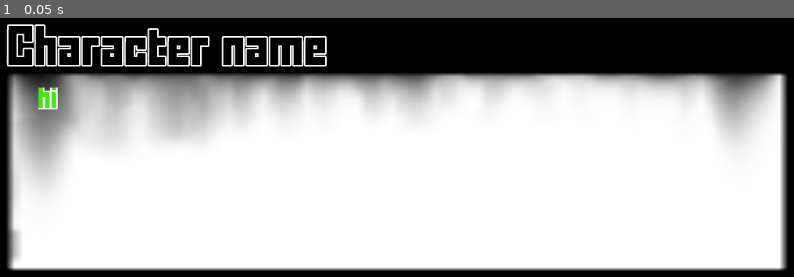
Above: before the commit, frame 1.
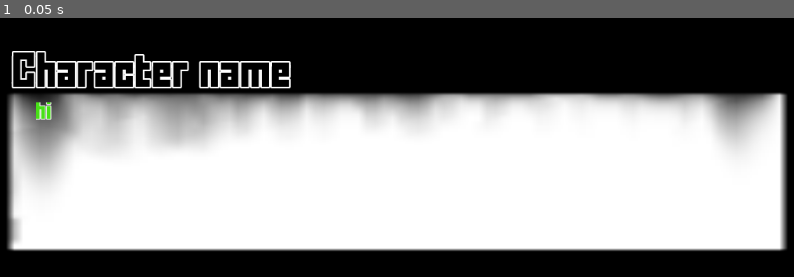
Above: after the commit, the same moment.

Repository: harshetmaruff/Avoid-It-Destroy
Game: Godot game, scene res://Scenes/Scene2.tscn
The game is run twice, just before and just after one commit, with the same random seed, the same clock (stepped at 60 frames per second) and the same inputs. This scene is started directly instead of the project's main scene.
Inputs:
- Up to frame 1 (0.05 s): no input

The runs differ from the first frame. In frame 1, 25% of the frame differs, in the area x 0-100%, y 2-98%.

Commit message:
Edit Dialogbar

Diff:
--- a/Dialog_Bar.tscn
+++ b/Dialog_Bar.tscn
@@ -4,26 +4,26 @@
 [ext_resource path="res://Fonts/fff-forward/FFFFORWA.TTF" type="DynamicFontData" id=2]
 
 [sub_resource type="DynamicFont" id=1]
-size = 23
-outline_size = 2
+size = 18
+outline_size = 1
 font_data = ExtResource( 2 )
 
 [sub_resource type="DynamicFont" id=2]
-size = 40
+size = 35
 outline_size = 2
 font_data = ExtResource( 2 )
 
 [node name="Node2D" type="Node2D"]
 
 [node name="Sprite" type="Sprite" parent="."]
-scale = Vector2( 11, 5 )
+scale = Vector2( 11, 4 )
 texture = ExtResource( 1 )
 
 [node name="RichTextLabel" type="RichTextLabel" parent="."]
-margin_left = -459.0
-margin_top = -108.0
-margin_right = 472.0
-margin_bottom = 107.0
+margin_left = -462.0
+margin_top = -89.0
+margin_right = 469.0
+margin_bottom = 83.0
 custom_fonts/normal_font = SubResource( 1 )
 custom_colors/default_color = Color( 0.282353, 0.878431, 0.0901961, 1 )
 text = "hi"
@@ -32,10 +32,10 @@
 }
 
 [node name="Label" type="Label" parent="."]
-margin_left = -497.0
-margin_top = -182.0
-margin_right = -30.0
-margin_bottom = -127.0
+margin_left = -490.65
+margin_top = -148.665
+margin_right = -23.6504
+margin_bottom = -93.6646
 custom_fonts/font = SubResource( 2 )
 custom_colors/font_color = Color( 0, 0, 0, 1 )
 text = "Character name"
